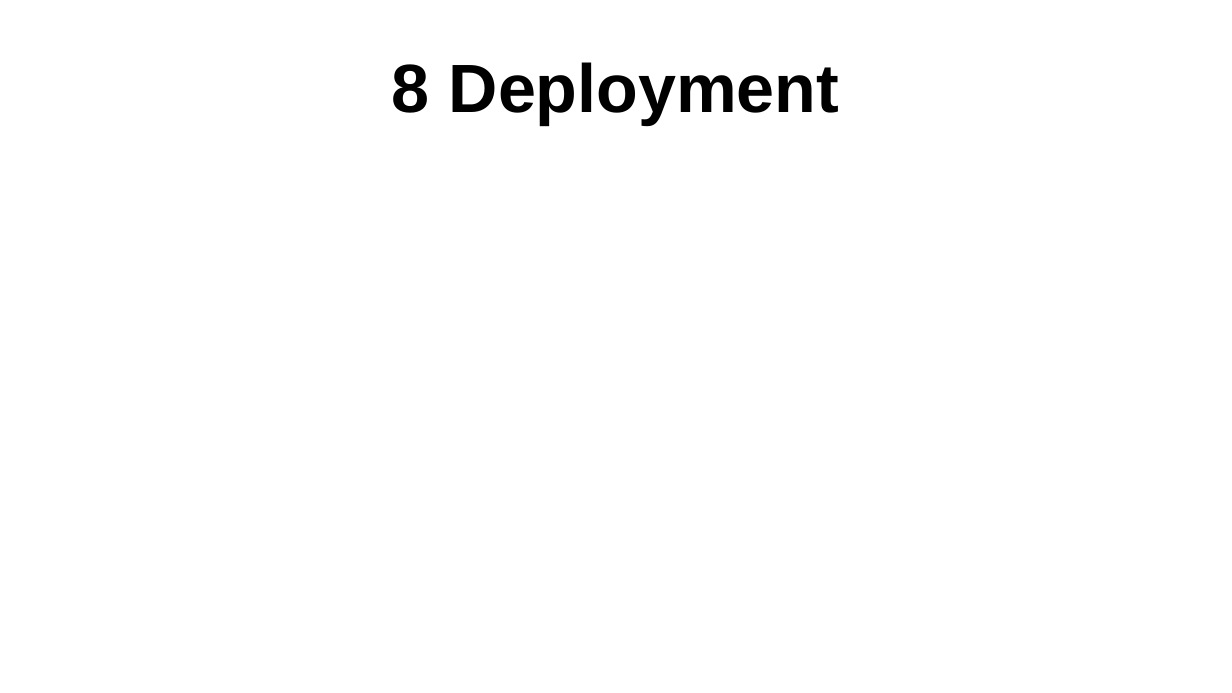
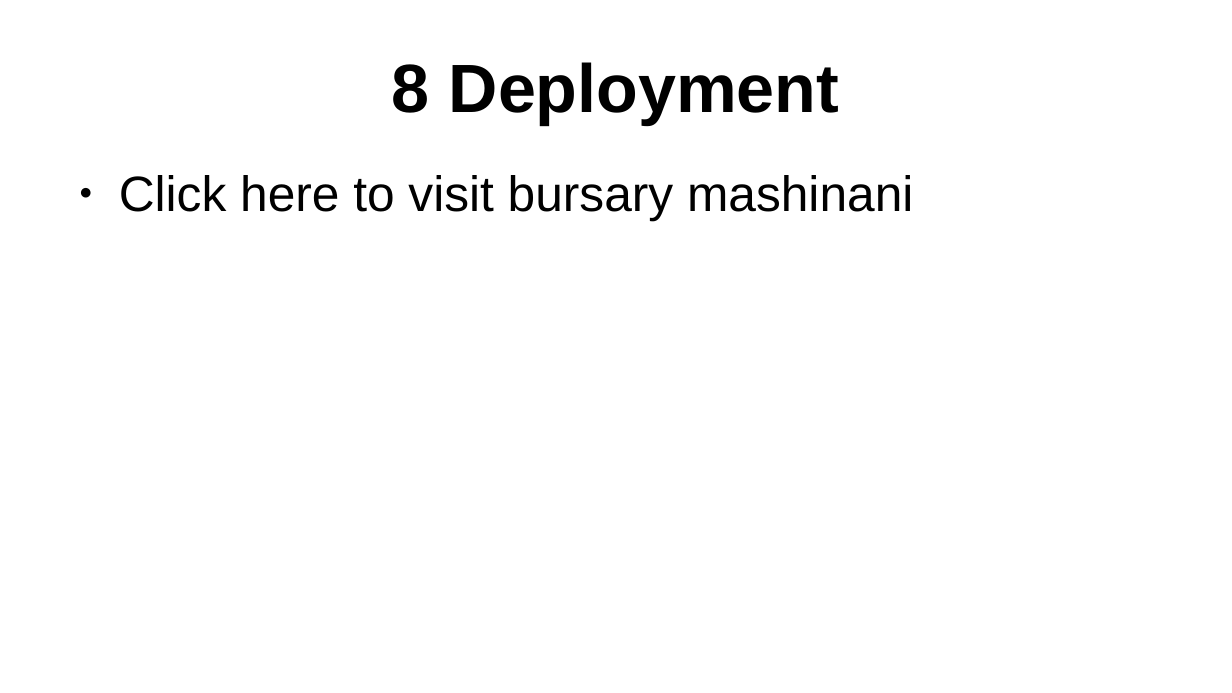
Before and after one commit to Michael-Otieno-Kasuku/Bursary, a slide deck: slide 120 of docs/implementation/bursary mashinani implementation full guide.odp. Drawn at 1232x693 pixels with LibreOffice and Linux fonts; fonts in the diff are those of the drawing. Boxes give left, top, right and bottom in pixels: in the first picture for what was removed or moved away, otherwise in the second. Text is boxed around its words. In the diff, an @@ line names an element or a change of style, - is before the commit and + after.

```diff
--- a/docs/implementation/bursary mashinani implementation full guide.odp
+++ b/docs/implementation/bursary mashinani implementation full guide.odp
@@ text added at [119,175,913,221], 32 pt, text #000000 @@
+● Click here to visit bursary mashinani
```
Also in this commit, not shown: 1 other slide changed, 1 slide added, 1 slide removed, 1 other file.
